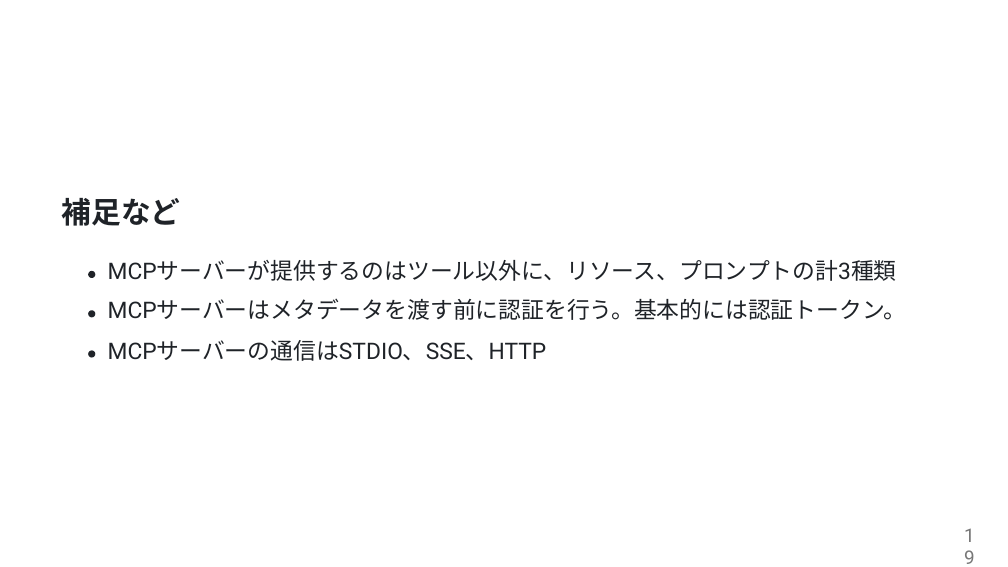
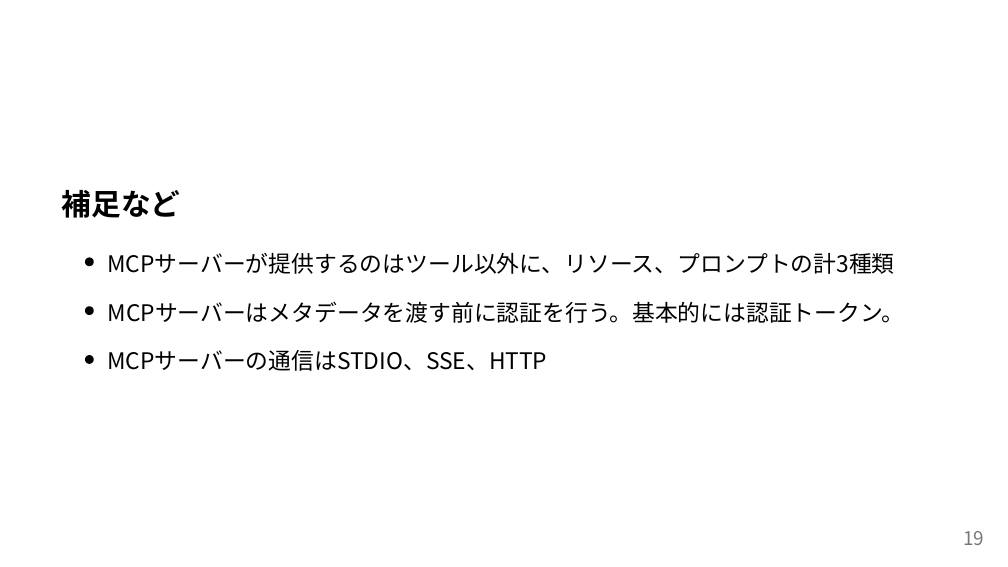
Before and after one commit to ShunsukeTamura06/mcp-study-materials, a slide deck: slide 19 of mcp-introduction.pptx. Drawn at 1008x567 pixels with LibreOffice and Linux fonts; fonts in the diff are those of the drawing. Boxes give left, top, right and bottom in pixels: in the first picture for what was removed or moved away, otherwise in the second. Text is boxed around its words. In the diff, an @@ line names an element or a change of style, - is before the commit and + after.

```diff
--- a/mcp-introduction.pptx
+++ b/mcp-introduction.pptx
@@ text at [62, 190, 181, 218]: text changed; font Arial to Noto Sans CJK JP; text colour #1F2328 to #000000 @@
-補⾜など
+補足など
@@ fill #1F2328 to #000000 in 3 elements at [85, 306, 93, 315], [85, 355, 93, 364], [85, 258, 93, 266] @@
@@ freeform shape: place and size @@
-freeform shape at [88, 271, 95, 278]
+freeform shape at [85, 258, 93, 266]
@@ text "MCPサーバーが提供するのはツール以外に、リソース、プロンプトの計3種類": place and size @@
-text "MCPサーバーが提供するのはツール以外に、リソース、プロンプトの計3種類" at [108, 260, 897, 281]
+text "MCPサーバーが提供するのはツール以外に、リソース、プロンプトの計3種類" at [107, 253, 894, 274]
@@ text "MCPサーバーが提供するのはツール以外に、リソース、プロンプトの計3種類" at [107, 253, 894, 274]: font Roboto to Noto Sans CJK JP, font Lato to Noto Sans CJK JP in "MCPサーバーが提供するのはツール以外に、リソース、プロンプトの計3種類"; text colour #1F2328 to #000000 @@
@@ freeform shape: place and size @@
-freeform shape at [88, 310, 95, 317]
+freeform shape at [85, 306, 93, 315]
@@ text at [108, 301, 905, 323]: text changed; font Lato to Noto Sans CJK JP; text colour #1F2328 to #000000 @@
-MCPサーバーはメタデータを渡す前に認証を⾏う。基本的には認証トークン。
+MCPサーバーはメタデータを渡す前に認証を行う。基本的には認証トークン。
@@ freeform shape: place and size @@
-freeform shape at [88, 351, 95, 358]
+freeform shape at [85, 355, 93, 364]
@@ text "MCPサーバーの通信はSTDIO、SSE、HTTP": place and size @@
-text "MCPサーバーの通信はSTDIO、SSE、HTTP" at [108, 340, 547, 361]
+text "MCPサーバーの通信はSTDIO、SSE、HTTP" at [107, 350, 547, 371]
@@ text "MCPサーバーの通信はSTDIO、SSE、HTTP" at [107, 350, 547, 371]: font Roboto to Noto Sans CJK JP, font Lato to Noto Sans CJK JP in "MCPサーバーの通信はSTDIO、SSE、HTTP"; text colour #1F2328 to #000000 @@
@@ text "19" at [963, 531, 984, 545]: font Roboto to Noto Sans CJK JP @@
```
Also in this commit, not shown: 17 other slides changed, 1 slide added, 1 slide removed, 1 other file.
